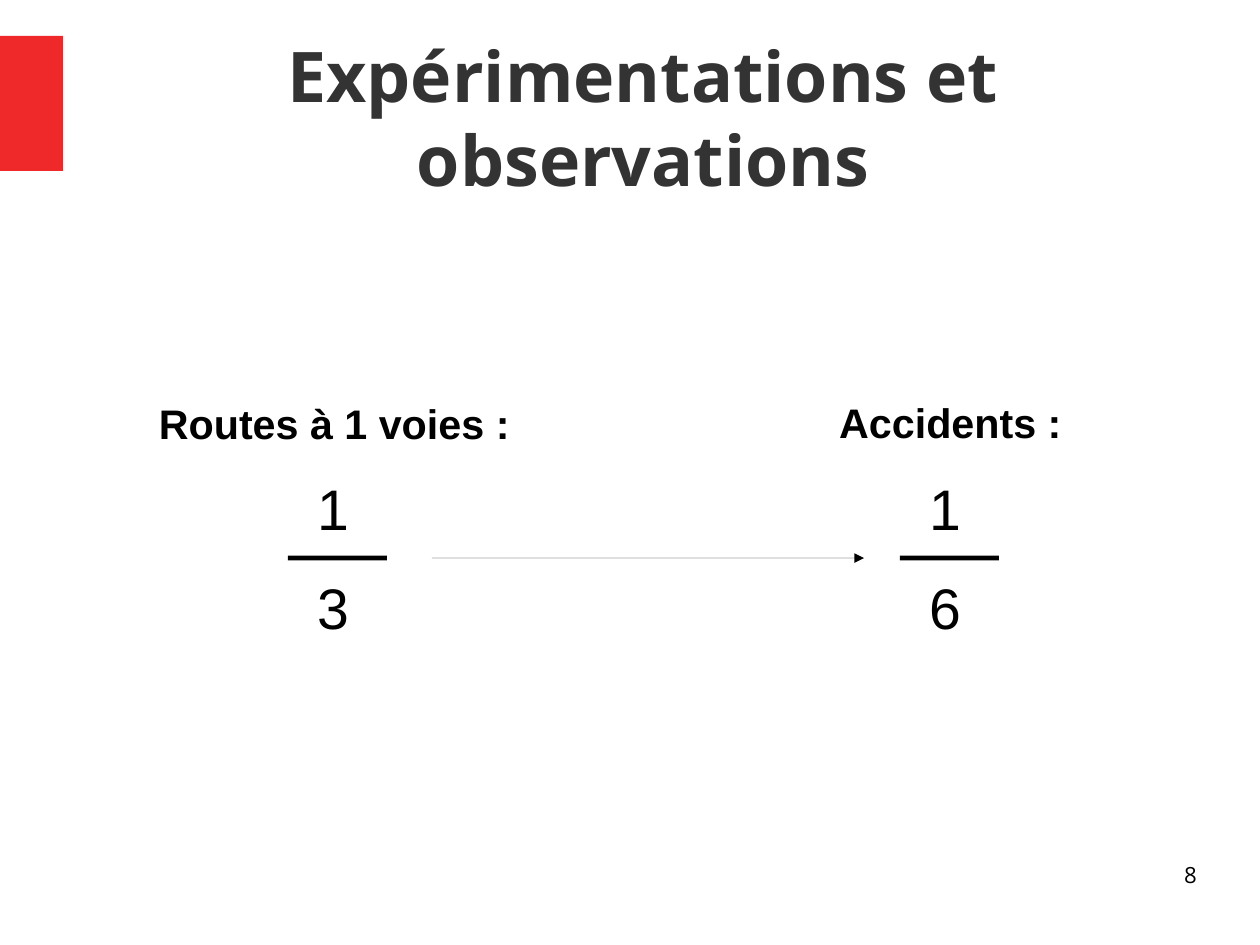
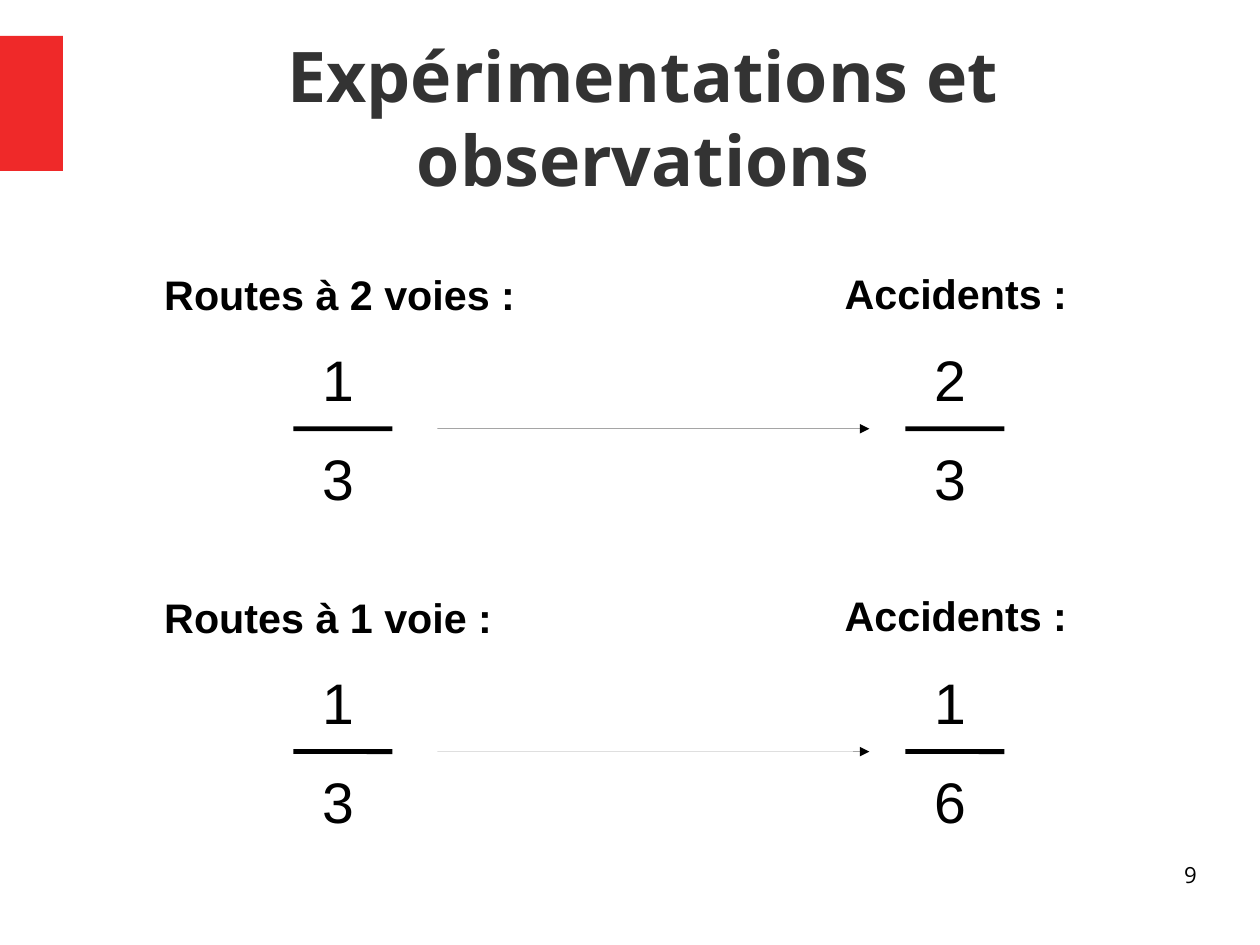
Before and after one commit to jugall/projet_are_final, a slide deck: slide 9 of Téléchargements/are.odp (slide 8 before the commit). Drawn at 1260x945 pixels with LibreOffice and Linux fonts; fonts in the diff are those of the drawing. Boxes give left, top, right and bottom in pixels: in the first picture for what was removed or moved away, otherwise in the second. Text is boxed around its words. In the diff, an @@ line names an element or a change of style, - is before the commit and + after.

```diff
--- a/Téléchargements/are.odp
+++ b/Téléchargements/are.odp
@@ text at <box>164,279,490,311</box>: text changed @@
-Routes à 1 voies :
+Routes à 2 voies :
@@ text added at <box>935,361,967,401</box>, 36 pt, text #000000 @@
+2
@@ 3 texts, 2 lines, 1 arrow: place and size @@
-3 texts, 2 lines, 1 arrow at <box>288,408,1036,630</box>
+3 texts, 2 lines, 1 arrow at <box>294,279,1042,501</box>
@@ text added at <box>935,460,967,501</box>, 36 pt, text #000000 @@
+3
@@ text added at <box>164,602,467,634</box>, 26 pt, text #000000, bold @@
+Routes à 1 voie :
@@ text added at <box>845,601,1042,632</box>, 26 pt, text #000000, bold @@
+Accidents :
@@ text added at <box>323,684,355,724</box>, 36 pt, text #000000 @@
+1
@@ text "1": place and size @@
-text "1" at <box>929,490,961,530</box>
+text "1" at <box>935,684,967,724</box>
@@ line added from (294, 752) to (392, 752), #000000 3 pt @@
@@ arrow added from (438, 752) to (870, 752), #000000 0 pt @@
@@ line added from (906, 752) to (1005, 752), #000000 3 pt @@
@@ text "6": place and size @@
-text "6" at <box>929,589,961,630</box>
+text "6" at <box>935,783,967,824</box>
@@ text added at <box>323,783,355,824</box>, 36 pt, text #000000 @@
+3
@@ page number at <box>1184,867,1197,884</box>: text changed @@
-8
+9
```
Also in this commit, not shown: 7 other slides changed, 3 slides added, 1 slide removed, 3 other files.
